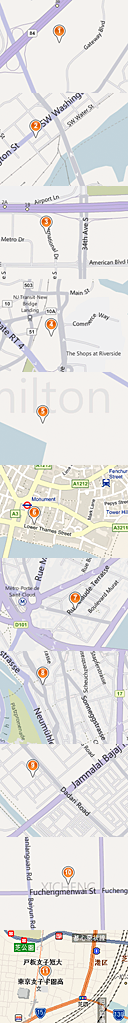
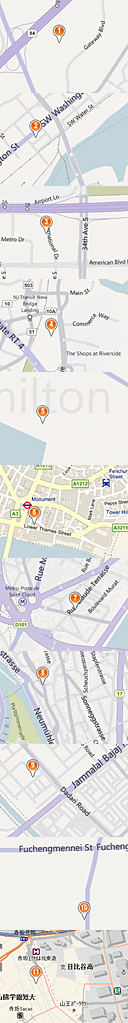
Layers edited between the first and the second 128 x 1023 image:
painted on "Tokyo" over [0, 930, 128, 1023]
painted on "Beijing" over [0, 837, 128, 930]
